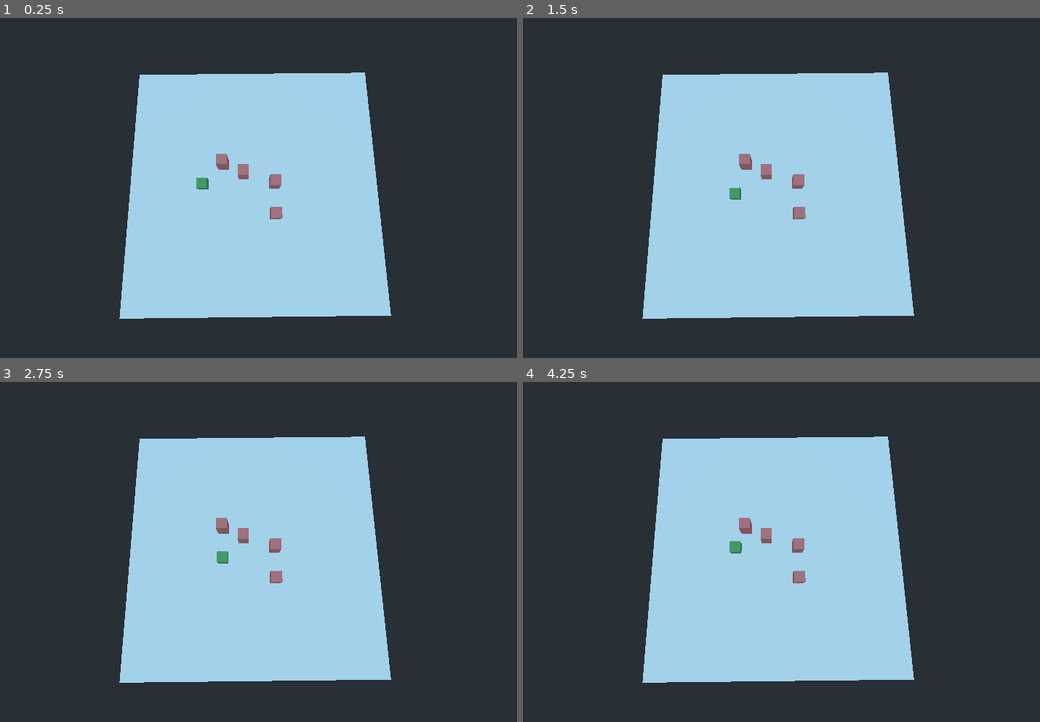
Above: before the commit, frames 1-4 (two rows, left to right).
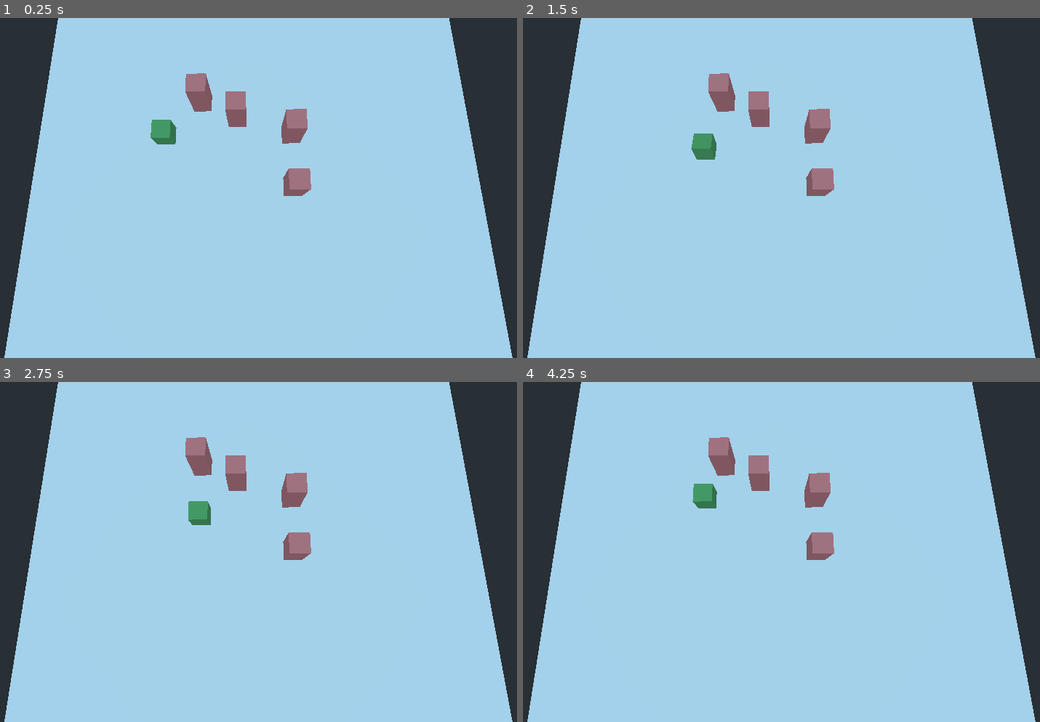
Above: after the commit, the same moments.

Repository: henriquelalves/gmtk2022
Game: Godot game, scene res://Scenes/Dungeon.tscn
The game is run twice, just before and just after one commit, with the same random seed, the same clock (stepped at 60 frames per second) and the same inputs.
Inputs:
- Up to frame 1 (0.25 s): no input
- Up to frame 2 (1.5 s): tap Enter at 0.5 s; hold Right 0.53-1.28 s; tap Space at 1.25 s; hold Down from 1.28 s (still down)
- Up to frame 3 (2.75 s): tap Enter at 2 s; release Down at 2.03 s; hold Right from 2.03 s (still down)
- Up to frame 4 (4.25 s): tap Space at 2.75 s; release Right at 2.78 s; hold Up 2.78-3.53 s; tap Enter at 3.5 s; hold Left from 3.53 s (still down)

The runs differ from the first frame. In frame 1, 55% of the frame differs, in the area x 0-100%, y 0-100%; in frame 2, 55%; in frame 3, 55%; in frame 4, 55%.

Commit message:
add rolling dice

Diff:
--- a/Scenes/Dungeon.gd
+++ b/Scenes/Dungeon.gd
@@ -22,6 +22,7 @@
 
 	var rand_pos = Vector2(-5, 0)
 	tiles_entities[rand_pos] = player
+	player.target_position = Vector3()
 
 	for i in range(4):
 		rand_pos = Vector2(randi()%6 - 3, randi()%6 - 3)
@@ -31,12 +32,22 @@
 
 	for key in tiles_entities:
 		tiles_entities[key].translation = tile_to_pos(key)
+		if tiles_entities[key].get("target_position") != null:
+			tiles_entities[key].target_position = tile_to_pos(key)
 
 func tile_to_pos(tile : Vector2):
 	return Vector3(tile.x, 0, -tile.y)
 
 func pos_to_tile(pos: Vector3):
 	return Vector2(round(pos.x), round(-pos.z))
+
+func _process(delta):
+	for tile in tiles_entities.keys():
+		if tiles_entities[tile].get("target_position") != null:
+			var entity = tiles_entities[tile]
+			var new_pos = entity.target_position
+			var cur_pos = entity.translation
+			entity.translation = lerp(cur_pos, new_pos, delta * 8)
 
 func _input(event):
 	if event is InputEventKey and event.is_pressed() and not event.is_echo():
@@ -50,12 +61,16 @@
 			move_player(Vector2(-1,0))
 
 func move_player(dir: Vector2):
-	var curr_tile = pos_to_tile(player.translation)
+	var curr_tile = pos_to_tile(player.target_position)
 	var new_tile = curr_tile + dir
+
+	print(new_tile)
 
 	if tiles_entities.has(new_tile):
 		return
 
 	tiles_entities.erase(curr_tile)
 	tiles_entities[new_tile] = player
-	player.translation = tile_to_pos(new_tile)
+
+	player.target_position = tile_to_pos(new_tile)
+	player.get_node("Mesh").roll(dir)
--- a/Scenes/Dungeon.tscn
+++ b/Scenes/Dungeon.tscn
@@ -13,4 +13,4 @@
 material/0 = null
 
 [node name="Camera" type="Camera" parent="."]
-transform = Transform( 0.999945, 0.0103301, -0.00192307, 0, 0.183018, 0.98311, 0.0105076, -0.983055, 0.183008, -0.265683, 23.6788, 4.79274 )
+transform = Transform( 0.999945, 0.0103301, -0.00192307, 0, 0.183018, 0.98311, 0.0105076, -0.983055, 0.183008, -0.265683, 13.015, 5.46677 )
--- /dev/null
+++ b/Scenes/Mesh.gd
@@ -0,0 +1,12 @@
+extends MeshInstance
+
+var target_basis : Basis
+
+func _ready():
+	target_basis = transform.basis
+
+func _process(delta):
+	transform.basis = transform.basis.slerp(target_basis, delta*8)
+
+func roll(dir : Vector2):
+	target_basis = target_basis.rotated(Vector3(-dir.y,0,-dir.x), deg2rad(90))
--- a/Scenes/Player.gd
+++ b/Scenes/Player.gd
@@ -1,5 +1,6 @@
 extends Spatial
 
+var target_position : Vector3
 
 func get_upper_face():
 	return 1
--- a/Scenes/Player.tscn
+++ b/Scenes/Player.tscn
@@ -1,6 +1,7 @@
-[gd_scene load_steps=4 format=2]
+[gd_scene load_steps=5 format=2]
 
 [ext_resource path="res://Scenes/Player.gd" type="Script" id=1]
+[ext_resource path="res://Scenes/Mesh.gd" type="Script" id=2]
 
 [sub_resource type="CubeMesh" id=2]
 size = Vector3( 1, 1, 1 )
@@ -16,3 +17,4 @@
 mesh = SubResource( 2 )
 skeleton = NodePath("../..")
 material/0 = SubResource( 4 )
+script = ExtResource( 2 )
